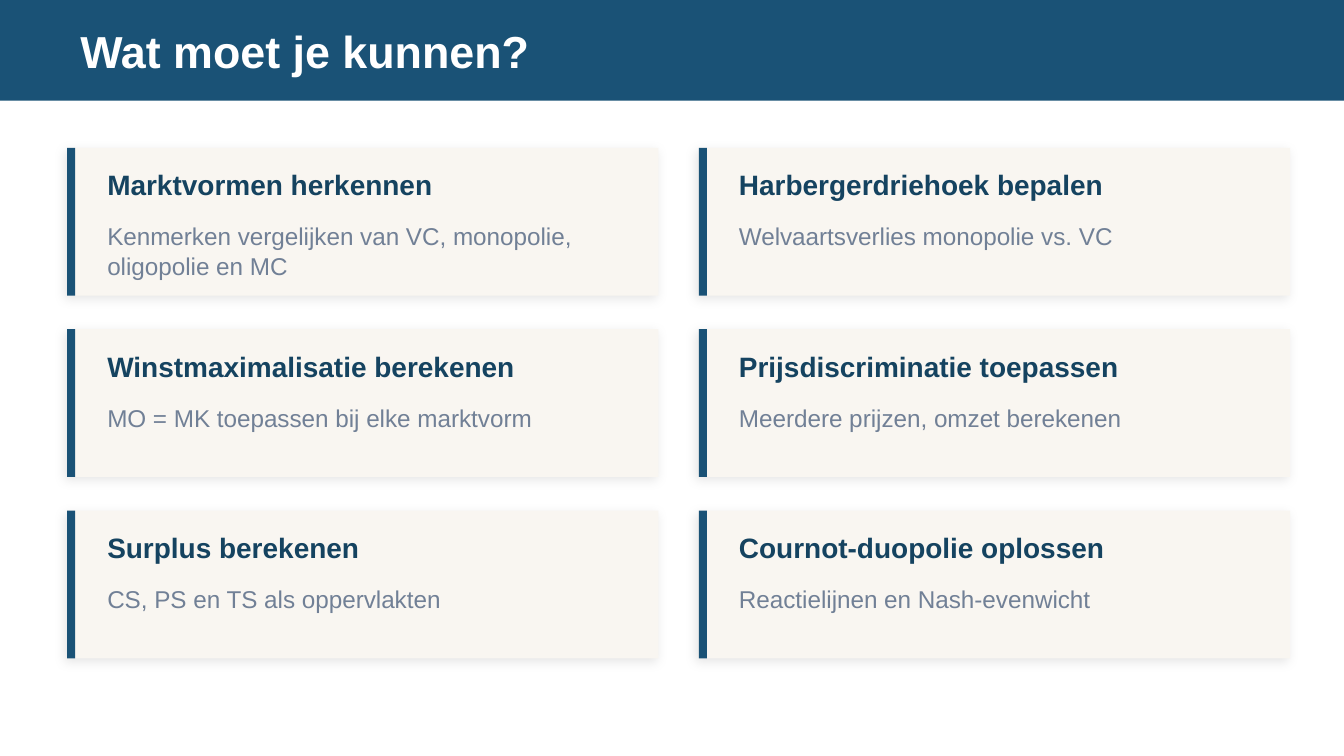
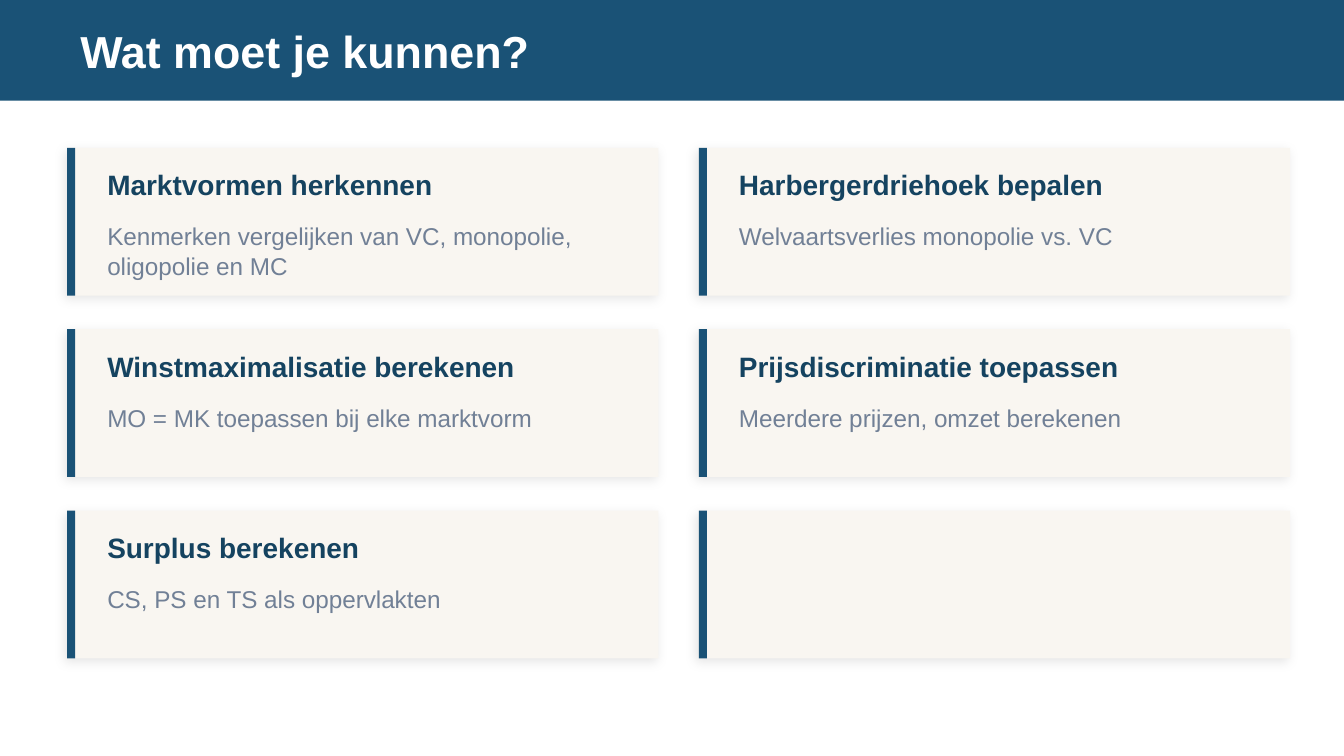
Before and after one commit to meijer1973/economie-vwo4-m3, a slide deck: slide 2 of 3.2 Hoofdstuk 2 - Marktvormen en hun marktevenwicht/3.2.7 Paragraaf 7 - Toepassen/2. Leren/3.2.7 Toepassen – presentatie.pptx. Drawn at 1344x756 pixels with LibreOffice and Linux fonts; fonts in the diff are those of the drawing. Boxes give left, top, right and bottom in pixels: in the first picture for what was removed or moved away, otherwise in the second. Text is boxed around its words. In the diff, an @@ line names an element or a change of style, - is before the commit and + after.

```diff
--- a/3.2 Hoofdstuk 2 - Marktvormen en hun marktevenwicht/3.2.7 Paragraaf 7 - Toepassen/2. Leren/3.2.7 Toepassen – presentatie.pptx
+++ b/3.2 Hoofdstuk 2 - Marktvormen en hun marktevenwicht/3.2.7 Paragraaf 7 - Toepassen/2. Leren/3.2.7 Toepassen – presentatie.pptx
@@ text removed at (739, 537, 1104, 563) @@
-Cournot-duopolie oplossen
@@ text removed at (739, 590, 1090, 613) @@
-Reactielijnen en Nash-evenwicht
```
Also in this commit, not shown: 2 slides removed.
